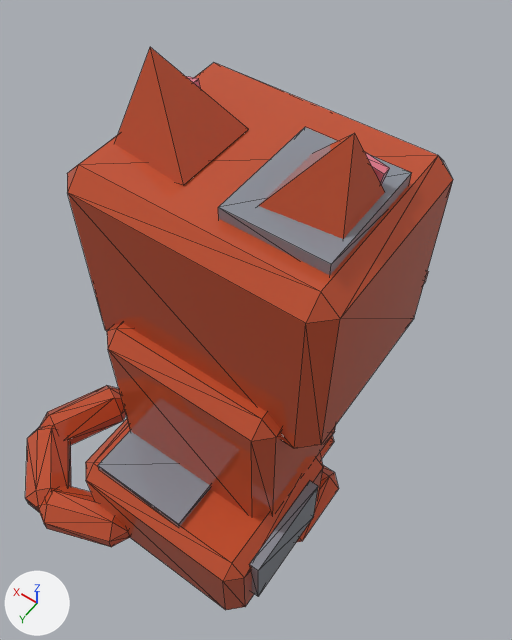
Two versions of the glTF model assets/cat-cafe/exports/CatCafe_Cat_Rusty_Sit.glb, one commit apart.
Camera for both pictures: a 50 mm camera at (-0.87, 1.0, 2.83) aimed at (-0.01, -0.19, 0.95). The lights are fixed; the arrows at lower left show +X, +Y and +Z. The picture after the commit comes second. Mesh edges are drawn as thin lines.

The first picture shows 'CatCafe_Cat_Rusty_Sit_Body', 'CatCafe_Cat_Rusty_Sit_EarL', 'CatCafe_Cat_Rusty_Sit_EarR', 'CatCafe_Cat_Rusty_Sit_Head', 'CatCafe_Cat_Rusty_Sit_Tail' and 1 more.
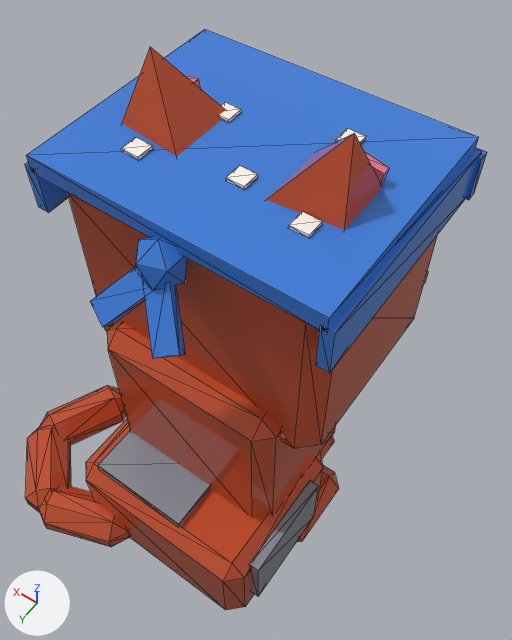
What the commit changed:
Mesh me_catcafe_cat_rusty_sit_prop is new.
It has 100 vertices, 152 faces and spans x -0.484..0.484, y -0.504..0.434, z 0.413..0.694.
It uses material mat_catcafe_palette.
Object 'CatCafe_Cat_Rusty_Sit_Prop' (ob_catcafe_cat_rusty_sit_prop) is new; it shows me_catcafe_cat_rusty_sit_prop.
Its location is (0.0, -0.095, 0.969).

Changed parts and their boxes [x1, y1, x2, y2] in the pictures (512 x 640 px):
'CatCafe_Cat_Rusty_Sit_Prop', added (blue): after [25, 29, 487, 373]
'CatCafe_Cat_Rusty_Sit_Head', unchanged, covered by the edit: before [67, 63, 453, 449]; after [67, 192, 437, 449]
